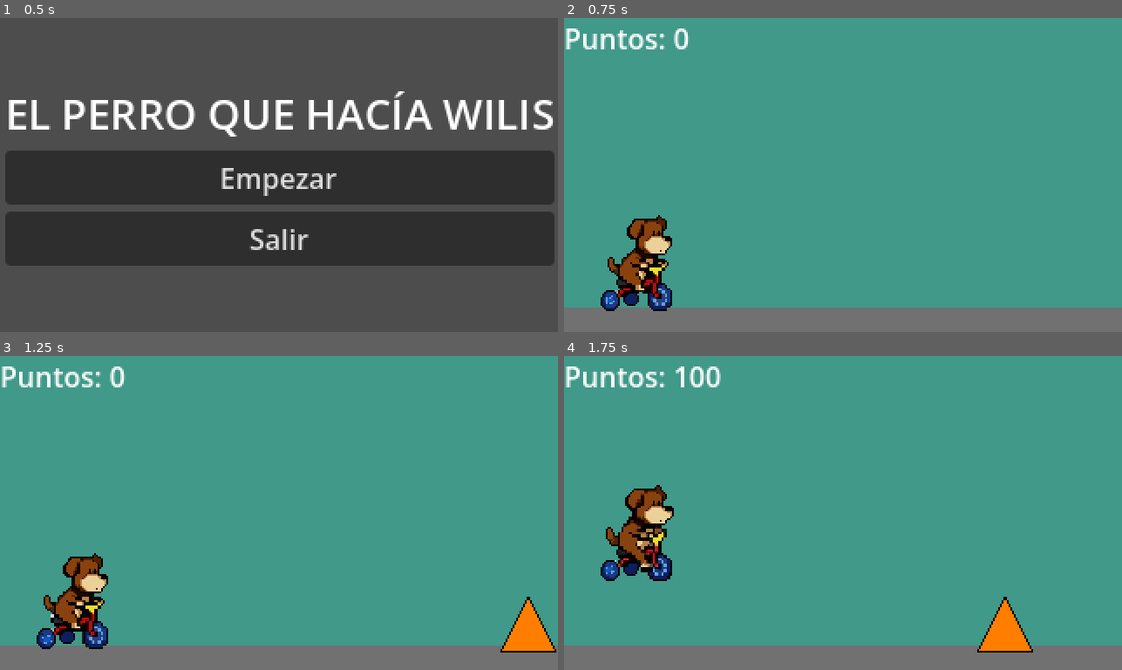
Above: before the commit, frames 1-4 (two rows, left to right).
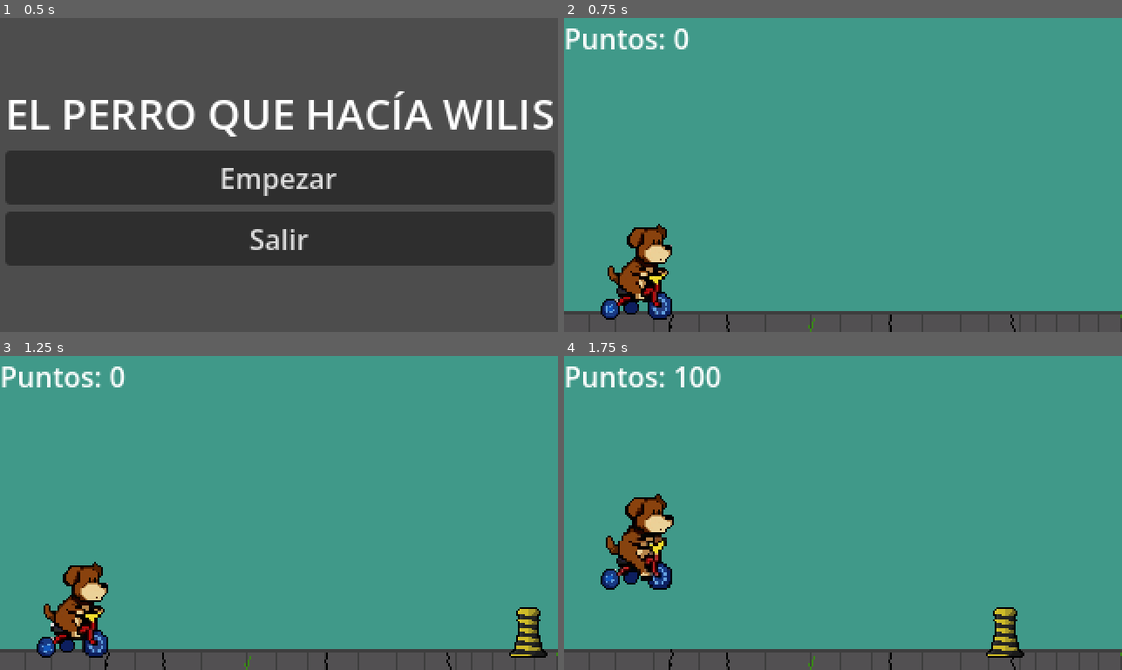
Above: after the commit, the same moments.

Repository: agusgonz/sideproject-gamejam
Game: Godot game, scene res://UI/MenuInicio.tscn
Same seed, same stepped clock (60 frames per second), same inputs: the game is played once before the commit and once after it.
Inputs:
- Up to frame 1 (0.5 s): no input
- Up to frame 2 (0.75 s): click "Empezar" at 0.5 s
- Up to frame 3 (1.25 s): no input
- Up to frame 4 (1.75 s): tap Down (crouch) at 1.35 s; tap Space (jump) at 1.52 s

Frame 1 is identical in both runs. In frame 2, 9.9% of the frame differs, in the area x 0-100%, y 62-100%; in frame 3, 11%; in frame 4, 11%, in the area x 0-100%, y 41-100%.

Commit message:
changed textures

Diff:
--- a/main.tscn
+++ b/main.tscn
@@ -5,6 +5,7 @@
 [ext_resource type="Script" uid="uid://f1oxw8ho1ikl" path="res://managers/spawn_manager.gd" id="1_h2yge"]
 [ext_resource type="Script" uid="uid://cc8t1pymuyqbw" path="res://UI/score_label.gd" id="4_1bvp3"]
 [ext_resource type="Script" uid="uid://u7vlndwlg6w8" path="res://UI/canvas_layer_ui.gd" id="4_7mycd"]
+[ext_resource type="Texture2D" uid="uid://rtkmrwsicddm" path="res://art/Suelo.png" id="4_272bh"]
 [ext_resource type="PackedScene" uid="uid://07qkgw2vte2n" path="res://UI/MenuGameOver.tscn" id="5_272bh"]
 
 [sub_resource type="Curve" id="Curve_1bvp3"]
@@ -29,10 +30,10 @@
 enemies2D = NodePath("../Enemies2D")
 
 [node name="SpawnPointTerrestre" type="Marker2D" parent="SpawnManager" unique_id=2102753730]
-position = Vector2(370, 154)
+position = Vector2(370, 158)
 
 [node name="SpawnPointVolador" type="Marker2D" parent="SpawnManager" unique_id=878771475]
-position = Vector2(370, 117)
+position = Vector2(370, 121)
 
 [node name="SpawnTimer" type="Timer" parent="SpawnManager" unique_id=1147397860]
 wait_time = 3.0
@@ -41,7 +42,7 @@
 [node name="Enemies2D" type="Node2D" parent="." unique_id=1759486715]
 
 [node name="Suelo" type="StaticBody2D" parent="." unique_id=512440532]
-position = Vector2(163, 170)
+position = Vector2(163, 175)
 
 [node name="CollisionShape2D" type="CollisionShape2D" parent="Suelo" unique_id=702632071]
 shape = SubResource("RectangleShape2D_of8oi")
@@ -61,15 +62,17 @@
 mouse_filter = 1
 color = Color(0.25098076, 0.6007175, 0.53784674, 1)
 
-[node name="Floor" type="ColorRect" parent="CanvasLayer" unique_id=1605740084]
+[node name="Floor" type="TextureRect" parent="CanvasLayer" unique_id=417598021]
 anchors_preset = 15
 anchor_right = 1.0
 anchor_bottom = 1.0
-offset_top = 166.0
+offset_left = -40.0
+offset_top = 168.0
+offset_right = 40.0
+offset_bottom = 2.0
 grow_horizontal = 2
 grow_vertical = 2
-mouse_filter = 1
-color = Color(0.4429102, 0.44291112, 0.4429103, 1)
+texture = ExtResource("4_272bh")
 
 [node name="CanvasLayerUI" type="CanvasLayer" parent="." unique_id=1745616813]
 layer = 10
--- a/resources/cono.tres
+++ b/resources/cono.tres
@@ -1,7 +1,7 @@
 [gd_resource type="Resource" script_class="StaticObstacle" format=3 uid="uid://bv77qs3r4f2jt"]
 
 [ext_resource type="Script" uid="uid://b4xf23ri6obar" path="res://resources/static_obstacle.gd" id="1_5h7ki"]
-[ext_resource type="Texture2D" uid="uid://cyiglo285rqvx" path="res://art/pixil-frame-0.png" id="2_0c4qf"]
+[ext_resource type="Texture2D" uid="uid://cqqupu2xcalxp" path="res://art/cono2.png" id="2_0c4qf"]
 
 [sub_resource type="RectangleShape2D" id="RectangleShape2D_5h7ki"]
 size = Vector2(8, 18.5)
Binary file added: art/Suelo.png
Not shown, added: art/Suelo.png.import
Binary file added: art/cono2.png
Not shown, added: art/cono2.png.import
